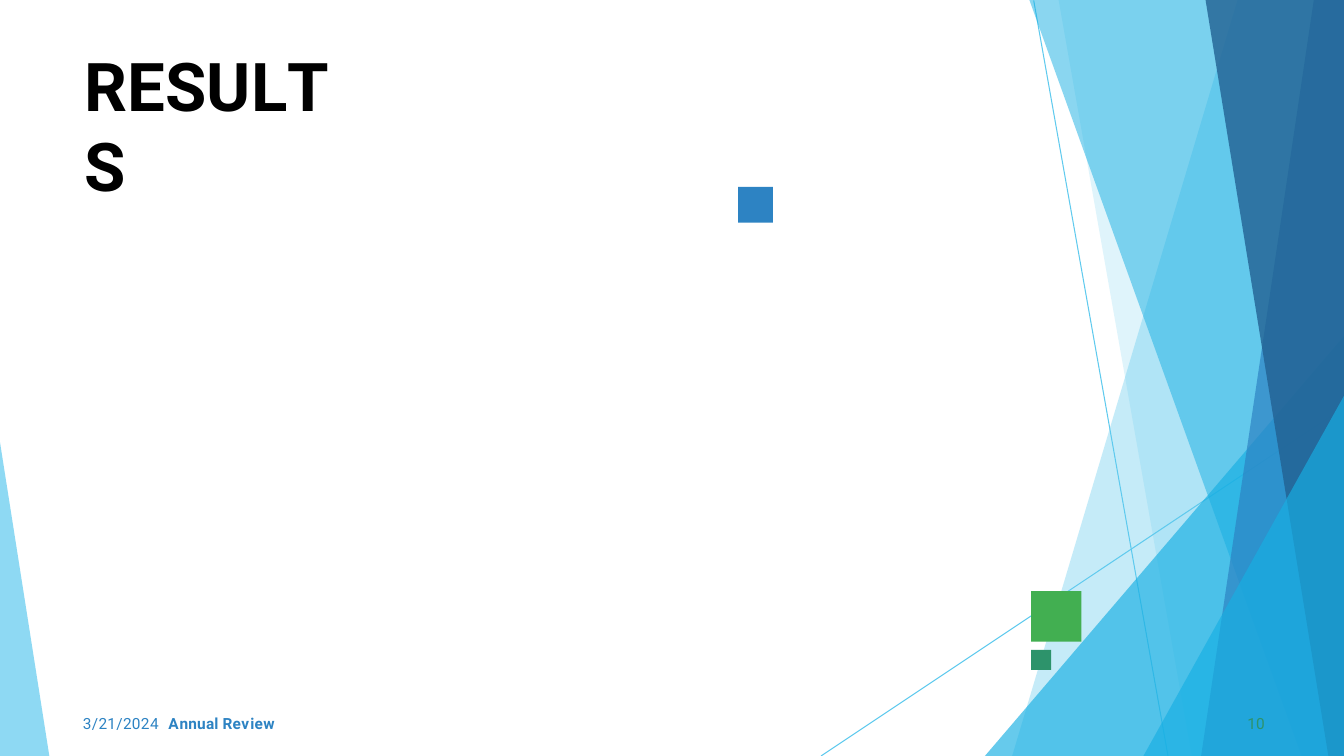
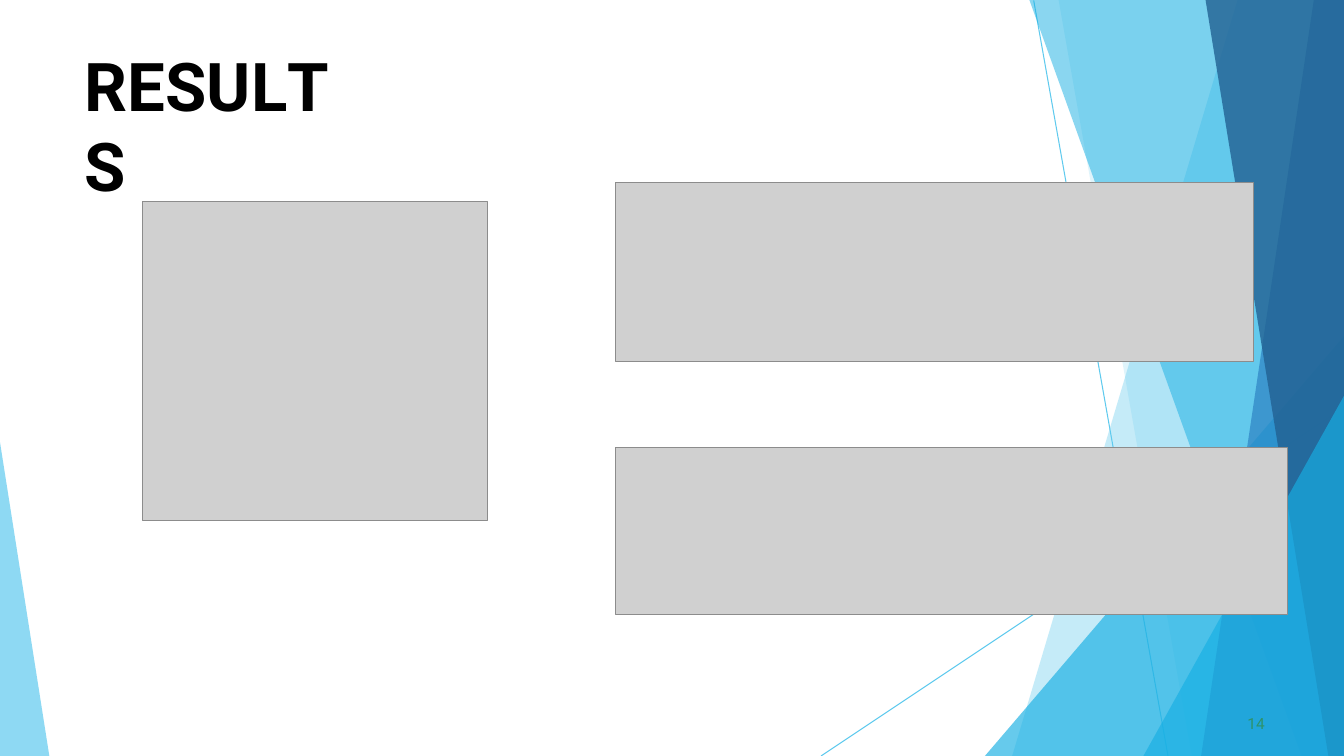
Before and after one commit to kiran-011/CS-Project, a slide deck: slide 14 of Cs-Project.pptx (slide 10 before the commit). Drawn at 1344x756 pixels with LibreOffice and Linux fonts; fonts in the diff are those of the drawing; grey boxes stand for pictures; background and template pictures are left out. Boxes give left, top, right and bottom in pixels: in the first picture for what was removed or moved away, otherwise in the second. Text is boxed around its words. In the diff, an @@ line names an element or a change of style, - is before the commit and + after.

```diff
--- a/Cs-Project.pptx
+++ b/Cs-Project.pptx
@@ picture added at [143, 202, 488, 521] @@
@@ picture added at [616, 182, 1253, 361] @@
@@ freeform shape removed at [738, 187, 772, 222] @@
@@ picture added at [616, 448, 1289, 615] @@
@@ freeform shape removed at [1031, 591, 1082, 641] @@
@@ freeform shape removed at [1031, 650, 1052, 670] @@
@@ text removed at [83, 717, 275, 730] @@
-3/21/2024 Annual Review
@@ page number at [1247, 718, 1264, 729]: text changed @@
-10
+14
```
Also in this commit, not shown: 7 other slides changed, 8 slides added, 2 slides removed.
